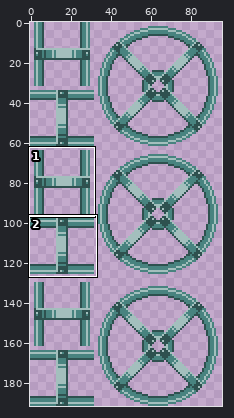
Edited in one commit: sprite sheet (Prototipo/src/assets/tunnels.png). Above: a wide view before the commit, with the close-up outlined.
Close-up. Earlier state:
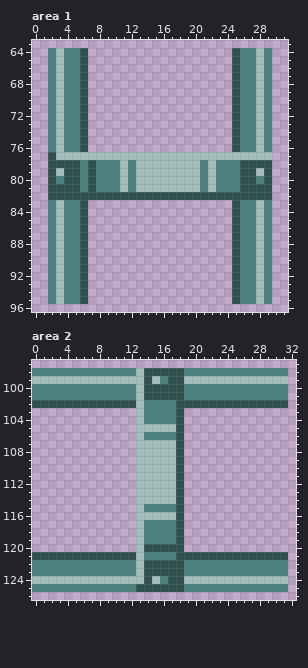
The file is 96x192 pixels. Shown: area 1: x 0..31, y 63..96; area 2: x 0..32, y 97..126. The commit also changed other parts of the picture, which this record leaves out.
And afterwards:
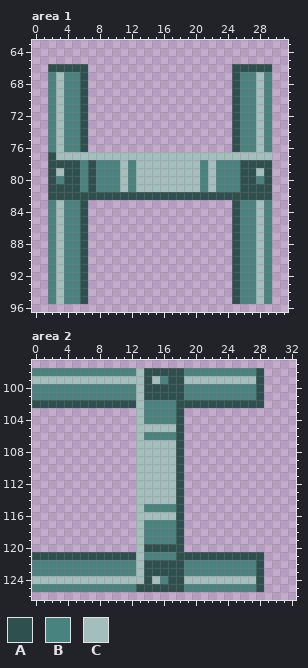
Palette (. is transparent): A #2e514f  B #48837f  C #a3bfbd
Difference:
Area 1:
y 64..65: x 2..6 BCBBA -> .....; x 25..29 ABBCB -> .....
y 66: x 2..5 BCBB -> AAAA; x 26..29 BBCB -> AAAA
Area 2:
y 98: x 28..31 BBBB -> A...
y 99: x 28..31 CCCC -> A...
y 100..101: x 28..31 BBBB -> A...
y 102: x 29..31 AAA -> ...
y 121: x 29..31 AAA -> ...
y 122..123: x 28..31 BBBB -> A...
y 124: x 28..31 CCCC -> A...
y 125: x 28..31 BBBB -> A...
Changed places in both close-ups, as pixel boxes (x1, y1, x2, y2):
changed: (48, 48, 88, 72)
changed: (232, 48, 272, 72)
changed: (256, 368, 288, 408)
changed: (256, 552, 288, 592)
